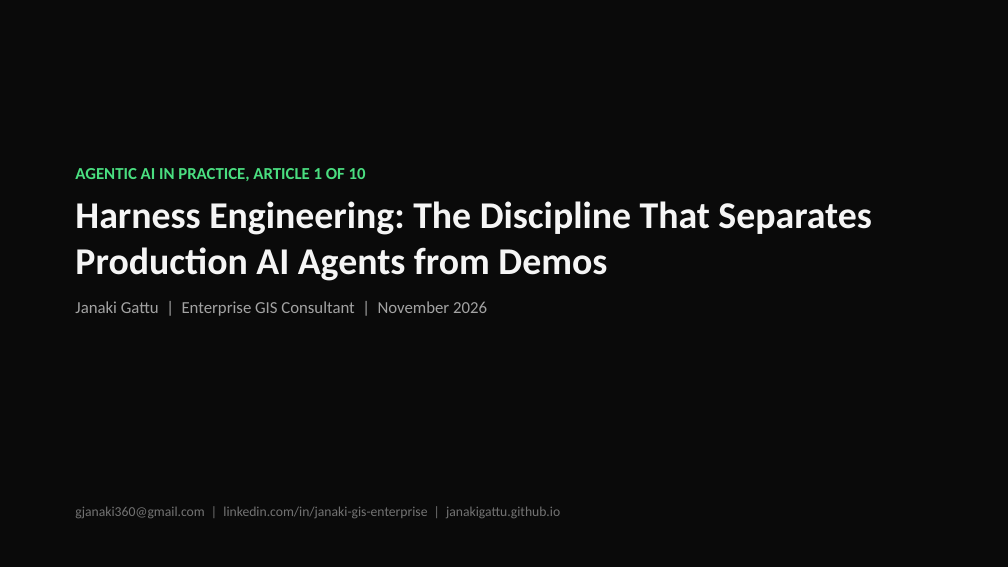
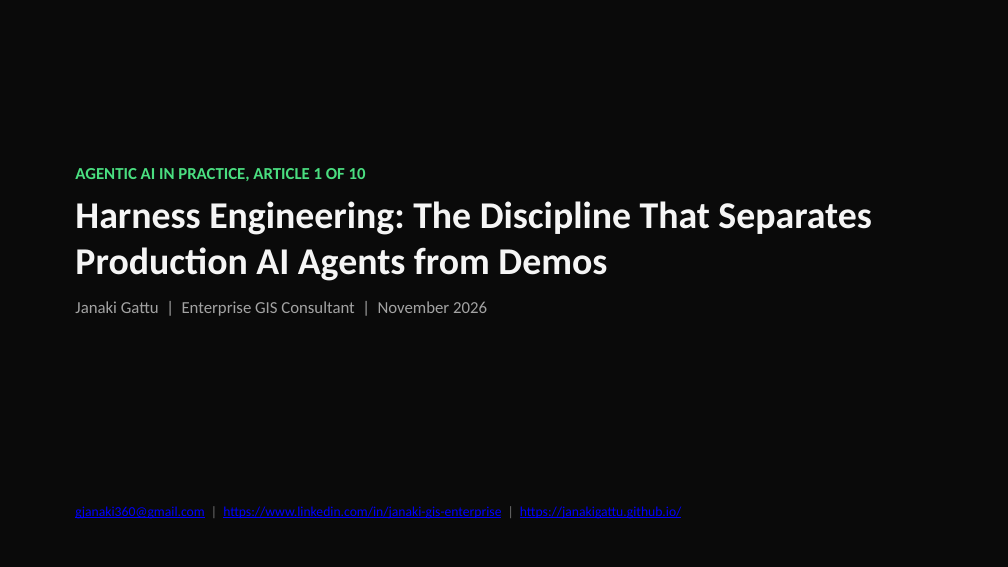
Before and after one commit to janakigattu/janakigattu.github.io, a slide deck: slide 1 of resources/ai-agents-harness-engineering.pptx. Drawn at 1008x567 pixels with LibreOffice and Linux fonts; fonts in the diff are those of the drawing. Boxes give left, top, right and bottom in pixels: in the first picture for what was removed or moved away, otherwise in the second. Text is boxed around its words. In the diff, an @@ line names an element or a change of style, - is before the commit and + after.

Commit message:
Fix guide bullets and clickable links (https LinkedIn, clickable URLs)

```diff
--- a/resources/ai-agents-harness-engineering.pptx
+++ b/resources/ai-agents-harness-engineering.pptx
@@ text at [75,506,682,519]: text changed; text colour #737373 to #0000FF @@
-gjanaki360@gmail.com | linkedin.com/in/janaki-gis-enterprise | janakigattu.github.io
+gjanaki360@gmail.com | https://www.linkedin.com/in/janaki-gis-enterprise | https://janakigattu.github.io/
```
Also in this commit, not shown: 1 other slide changed, 9 other files.
